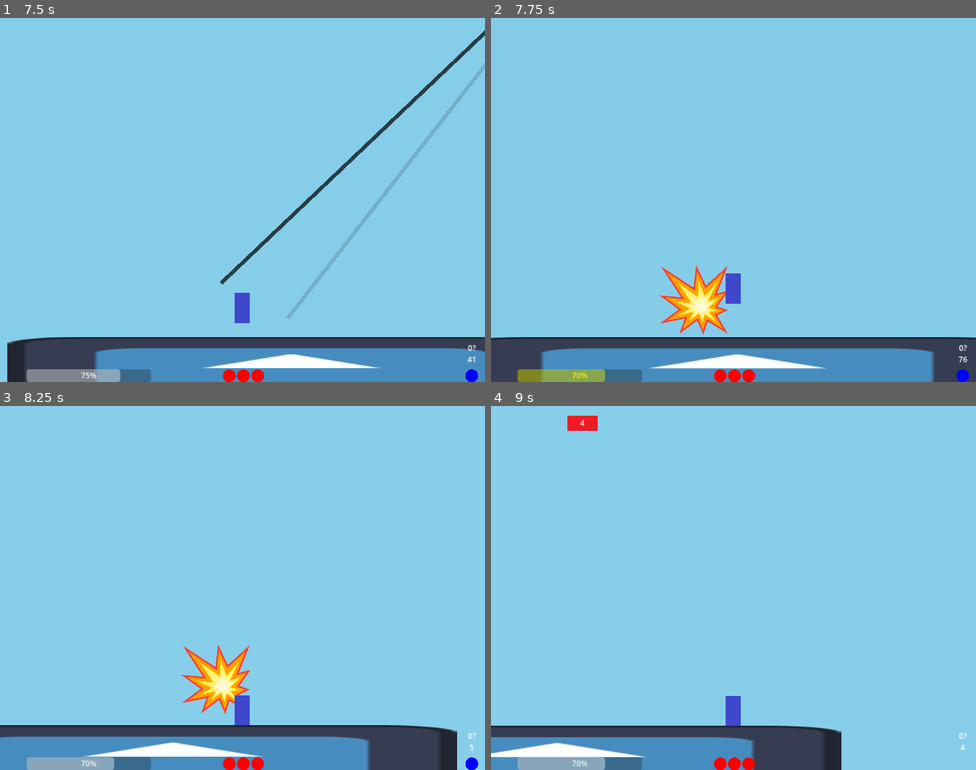
Above: before the commit, frames 1-4 (two rows, left to right).
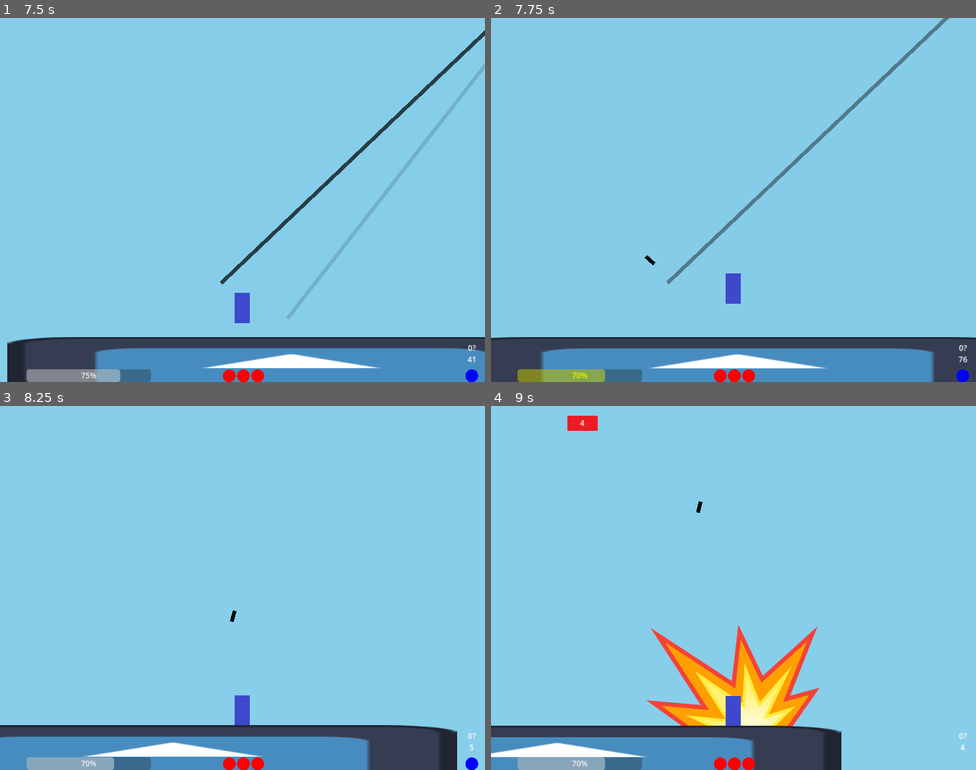
Above: after the commit, the same moments.

Repository: notMSB/bunk
Game: Godot game, scene res://scenes/game.tscn
Two runs of this game, one before a commit and one after it. Both use one fixed random seed, a clock stepped at 60 frames per second and the inputs below. The engine's default icon, where the game draws it, is replaced by a stand-in: a white triangle on a blue panel in a dark square.
Inputs (mouse positions are in pixels of both pictures, inside the frame that each line leads up to):
- Up to frame 1 (7.5 s): tap Enter at 0.5 s; move the mouse to (349, 181) at 0.52 s; press the mouse at (349, 181) at 0.53 s; hold Right (ui_right) 0.53-2.03 s; tap Space (jump) at 0.77, 1.52, 3.02, 3.77, 4.52, 6.02, 6.77 s; move the mouse to (145, 218) at 1.27 s; release the mouse at (145, 218) at 1.28 s; tap Shift (item) at 1.35, 5.1 s; click (145, 218) at 1.55 s; move the mouse to (291, 119) at 2.02 s; press the mouse at (291, 119) at 2.03 s; hold Left (ui_left) 2.03-2.78 s; tap Ctrl (misc) at 2.1, 5.85 s; move the mouse to (218, 272) at 2.77 s; release the mouse at (218, 272) at 2.78 s; hold Right (ui_right) 2.78-4.28 s; click (218, 272) at 2.85 s; move the mouse to (388, 254) at 3.52 s; press the mouse at (388, 254) at 3.53 s; tap Mouse wheel down (swap_down) at 3.6, 7.35 s; move the mouse to (97, 145) at 4.27 s; release the mouse at (97, 145) at 4.28 s; hold Left (ui_left) 4.28-5.03 s; click (97, 145) at 4.35 s; move the mouse to (266, 200) at 5.02 s; press the mouse at (266, 200) at 5.03 s; hold Right (ui_right) 5.03-5.78 s; move the mouse to (169, 109) at 5.77 s; release the mouse at (169, 109) at 5.78 s; hold Left (ui_left) 5.78-7.28 s; click (169, 109) at 6.05 s; move the mouse to (349, 181) at 6.52 s; press the mouse at (349, 181) at 6.53 s; move the mouse to (145, 218) at 7.27 s; release the mouse at (145, 218) at 7.28 s; hold Right (ui_right) from 7.28 s (still down)
- Up to frame 2 (7.75 s): keep holding Right (ui_right); tap Space (jump) at 7.52 s; click (636, 218) at 7.55 s
- Up to frame 3 (8.25 s): keep holding Right (ui_right); move the mouse to (291, 507) at 8.02 s; press the mouse at (291, 507) at 8.03 s
- Up to frame 4 (9 s): keep holding Right (ui_right); move the mouse to (709, 660) at 8.77 s; release the mouse at (709, 660) at 8.78 s; tap Shift (item) at 8.85 s

Frame 1 is identical in both runs. In frame 2, 2.2% of the frame differs, in the area x 31-95%, y 0-87%; in frame 3, 1.3%; in frame 4, 4.8%, in the area x 32-68%, y 26-88%.

Commit message:
max drift fix

Diff:
--- a/project.godot
+++ b/project.godot
@@ -12,7 +12,7 @@
 
 config/name="Elevator"
 run/main_scene="res://scenes/game.tscn"
-config/features=PackedStringArray("4.1", "Forward Plus")
+config/features=PackedStringArray("4.2", "Forward Plus")
 config/icon="res://icon.svg"
 
 [autoload]
--- a/scripts/basic_gun.gd
+++ b/scripts/basic_gun.gd
@@ -18,3 +18,6 @@
 
 func set_reset():
 	currentReset = DRIFT_RESET
+
+func increase_drift(amount):
+	drift = min(drift + amount, MAX_DRIFT)
--- a/scripts/basic_gun_bullet.gd
+++ b/scripts/basic_gun_bullet.gd
@@ -9,5 +9,5 @@
 	add_child(shot)
 	shot.fire(goalPos, startPos, weaponDamage, pierce)
 	shot.rotate_direction(randf_range(gun.drift * -1, gun.drift))
-	gun.drift += 1
+	gun.increase_drift(1)
 	gun.set_reset()
--- a/scripts/rocket.gd
+++ b/scripts/rocket.gd
@@ -24,7 +24,7 @@
 	position += direction * speed * delta
 
 func _on_body_entered(body):
-	if body.collision_layer != 1: #ignore player, delete on everything else
+	if body.collision_layer != 65: #ignore player, delete on everything else
 		explode(body)
 
 func _on_visible_on_screen_notifier_2d_screen_exited():
Not shown, changed: export_presets.cfg
